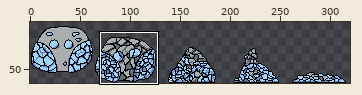
Sprite sheet, stored at TGS2024/images/Enemy/LongLegs.png. Above, an overview of the earlier version with the close-up marked.
Close-up. Before:
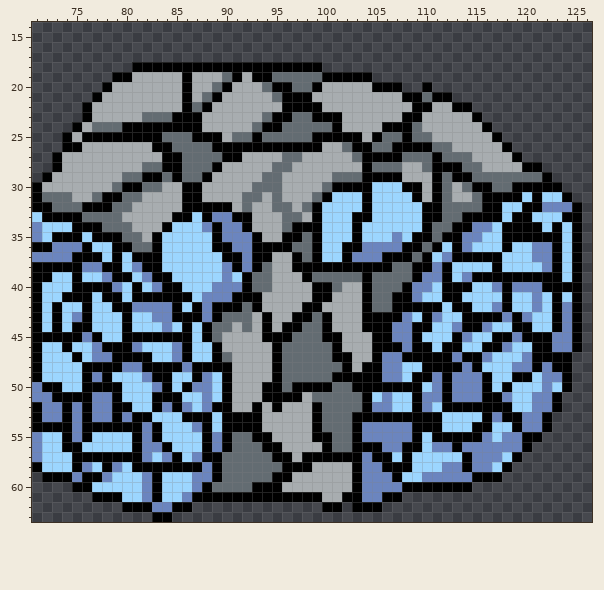
The file is 320x64 pixels. Shown: x 71..126, y 14..63. The wide view leaves out empty margins.
The result:
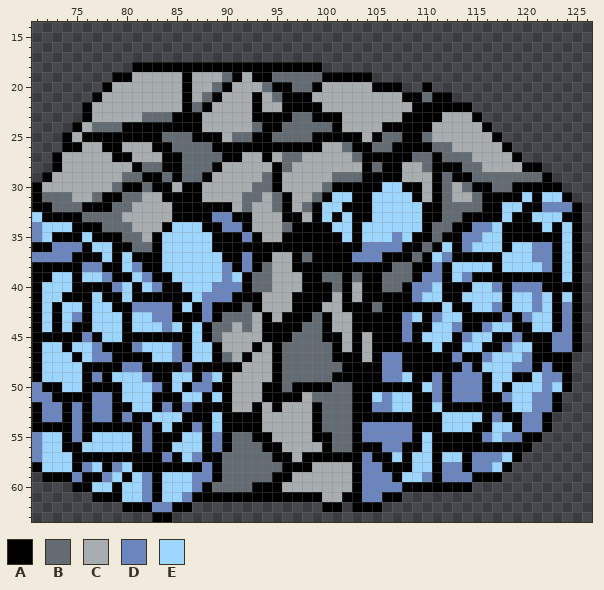
Palette (. is transparent): A #000000  B #636c72  C #a8adb0  D #6b85bf  E #9cd6ff
Difference:
@@ x 71..126 @@
 20 .......ACCCCCCCACCBACCCBAABBACCCCCAAA..A................
-21 ......ACCCCCCCCACBACCCCCBAAACCCCCCCCCAABAA..............
-22 .....ACCCCCCCCCABACCCCCCCAAAACCCCCCCCCAACCAA............
-23 .....ACCCCCBBBAAACCCCCCBAABBAAACCCCCCAACCCCCA...........
-24 ....ACBBBAAAAAAAACCCCCBAABBBBBACCCCAAABCCCCCCA..........
-25 ...ACAAAAAAAABBBAAACBBABBBBBAAAAACABBABBCCCCCCA.........
-26 ...AACCCCCCCAABBBBAAAAAAAAAAACCBAABBAAAABBCCCCCA........
-27 ..ACCCCCCCCCCAABBBBAACCCCBBCCCCCBAAAABBBABBBCCCCA.......
-28 ..ACCCCCCCCBBAABBBACCCCCBBCCCCCCCABBBCCBAAABBCCCCAA.....
-29 .ACCCCCCCBBAABABBACCCCCBBCCCCCBBBAAAACCCABAABBBBBBBA....
-30 ACCCCCCCBAABBCCAACCCCCBBBCCCCBAAAAEEEAACABCBAABBAAAAA...
-31 ABBBCCBAABBCCCCAACCCCBBCBCCCBAEEEAEEEEACABCCBAAAAEAEEA..
-32 AABBBAAABBCCCCCAAAAACBCCBBCBAEEEEAEEEEEAABBBBAAEEAADDDA.
-33 EAAAABBBBCCCCCAAEADDAACCCBBCAEEEAAEEEEEAABBAAAAEAAEEEAA.
-34 DEEEAAABBBCCCAEEEDADDACCCBAAAEEEAEEEEEEABBAADDEAAAAEAEA.
-35 DEAAAEAAABBCAEEEEEADDDACCAABAEEEAEEEDEAABAADDEEAAAAAAEA.
-36 AADDDAEEAABBAEEEEEAADDAAAABBAEEAADDDDAABAEADEEEAEEDDAEA.
-37 DDDDAAAEAEAAAEEEEEEAADAACCABAEEADDDAAABAEDAAAAAEEEDDAEA.
+21 ......ACCCCCCCCACBACCCACBAAACCCCCCCCCAABAA..............
+22 .....ACCCCCCCCCABACCCCACCAAAACCCCCCCCCAAAAAA............
+23 .....ACCCCCBBBAAACCCCCAAAABBAAACCCCCCAAAACCCA...........
+24 ....ACBBBAAAAAAAACCCCCBAABBBBBACCCCAAAAACCCCCA..........
+25 ...ACAAAAAAAABBBAAACBBAABBBBAAAAACABBAABCCCCCCA.........
+26 ...AACCAACCCAABBBBAAAAAAAAAAACCBAABBAAAABBCCCCCA........
+27 ..ACCCCCAACCCAABBBBAACCACBBCCCCCBAAAAABBABBBCCCCA.......
+28 ..ACCCCCCCABBAABBBACCCCCABCCCCCCCABAACCBAAABBCCCCAA.....
+29 .ACCCCCCCBBAABABBACCCCCBACCCCCBBBAAAACCCABAABBBBBBBA....
+30 ACCCCCCCBAABAACAACCCCCBBACCCCBAAAAAEEAACABCBAABBAAAAA...
+31 ABBBCCBAABBCCAAAACCCCBBCBACCBAEEAAEEEEACABCCBAAAAEAEEA..
+32 AABBBAAABBCCCCAAAAAACBCCBACBAEEAAAEEEEEAABBBBAAEEAADDDA.
+33 EAAAABBBBCCCCCAAAADDAACCCAACAEAEAAEEEEEAABBAAAAEAAEEEAA.
+34 DEEEAAABBBCCCAEEEAADDACCCBAAAAEEAEEEEEEABBAADDEAAAAEAEA.
+35 DEAAAEAAABBCAEEEEEAAADACCAAAAAAEAEEEDEAABAADDEEAAAAAAEA.
+36 AADDDAEEAABBAEEEEEAAAAAAAAAAAAAAADDDDAABAEADEEEAEEDDAEA.
+37 DDDDAAAEAEAAAEEEEEEAADAACCABAAAADDDAAABAEDAAAAAEEEDDAEA.
 38 AAAAADDAAEDAAEEEEEEDADABCCAAAAAAAAAABBAADAEEEEAEEEEDAEA.
-39 AAEEAEEDAAEDAAEEEEEDEABBCCCABBBBBABBBBADDAEDAAAAAAAAAEA.
-40 AEEEAAAADEAEDAAEEEDDDABBCCCCAABCCABBBADDEAAAEEDADDDAAAA.
-41 AEEAAAEAAEAAAAAAEDDDAAACCCCCAACCCABBAADEEAAEEEEAEEDEAEA.
-42 AEAEEAEEAADDDDAEADAAABACCCCAACCCCABBAAAAAEAAEEDAEEDEADA.
-43 AEAEDAEEEAEEDDAAADABBBCACCAABACCCAAAADEADEEAAAADADEEADA.
-44 AEAEAAEEEAEEEDEAEABBCBCACAABBACCCAAADDAAEEDAADEEAAEEADA.
-45 AAAAADAEEAAAAAAAEABCCCCAAABBBAACCCAADDAEEEADEEAADAAADDA.
-46 AEEAEEDAAADEEEDAEEACCCCCABBBBBACCCAAADAAEAAEEAADEEAADDA.
-47 AEEEAEDDAAAAEEDAEEABCCCCABBBBBAACCADDAAAAADAADEEEDAAAA..
-48 AEEEEAAAADDAAAADAAAACCCCABBBBBBACAADDEEAAAADAEEEDDADAA..
+39 AAEEAEEDAAEDAAEEEEEDEABBCCCAABBABAABBBADDAEDAAAAAAAAAEA.
+40 AEEEAAAADEAEDAAEEEDDDABBCCCAAABACAABBADDEAAAEEDADDDAAAA.
+41 AEEAAAEAAEAAAAAAEDDDAAACCCAAAACACAAAAADEEAAEEEEAEEDEAEA.
+42 AEAEEAEEAADDDDAEADAAABACCCAAACCAAABAAAAAAEAAEEDAEEDEADA.
+43 AEAEDAEEEAEEDDAAADABBBCACAAABACCAAAAADEADEEAAAADADEEADA.
+44 AEAEAAEEEAEEEDEAEABBCBCAAAABBACCAAAAADAAEEDAADEEAAEEADA.
+45 AAAAADAEEAAAAAAAEABCCCCAAABBBAACACAAADAEEEADEEAADAAADDA.
+46 AEEAEEDAAADEEEDAEEACCCACABBBBBACACAAAAAAEAAEEAADEEAADDA.
+47 AEEEAEDDAAAAEEDAEEABCACCABBBBBAAACADDAAAAADAADEEEDAAAA..
+48 AEEEEAAAADDAAAADAAAAACCCABBBBBBAAAADDAAAAAADAEEEDDADAA..
 49 AEEEEADAEEEDAAEEADEACCCCABBBBBAAAAADDEAADADDDAEEAAEDDA..
-50 DAAEEAAAAEEEDAEADDEACCCAABAAAABBAAAAAAAEDADDDAEAEEEDEA..
-51 DDAAAADDAEEEAAAEEDEACCCAAAACBBBBBAEDEEADDADDDAADEEDDA...
-52 ADDADADDAAEEADADEDAACCACACCCABBBBADDEEADEAAAAAAAEEDDA...
+50 DAAEEAAAAEEEDAEADDAACCCAABAAAABBAAAAAAAEDADDDAEAEEEDEA..
+51 DDAAAADDAEEEAAAEEAEACCCAAAACBBBBAAEDEEAADADDDAADEEDDA...
+52 ADDADADDAAEEADADAAAACCACACCCABBBAADDEEAAEAAAAAAAEEDDA...
 53 ADDADADDADAAEEEAAAEAAAACCCCCABBBAAAAAAAAAEEEEADAADDA....
-54 AAAADAAAAAADAEEEDAEAAAACCCCCABBBADDDDDAAAEEEAAEEADDA....
-55 DEEADAEEEEADAEEEEADABBAACCCCAABBADDDDDAEAAAAADEDDAA.....
-56 DEEAAEEEEEADDAEEEADABBBAACCCCABBAAADDAAEDDADDDDDDA......
-57 DEEEAAAAAAADEDAEDAABBBBBAACAAAAAADAAEAEEEEEADDDEA.......
-58 AEEEADEADEAAAAAAADABBBBBBAAACCCCADDAAAEEEDDADDEA........
-59 .AAADAADEEEDAEEEDDABBBBBAACCCCCCADDDAEEDDDDDAAA.........
-60 ....AAEEEEEDAEEEDABBBBAAACCCCCCCADDDDAAAAAAA............
+54 AAAADAAAAAADAEAADAEAAAACCCCCABBBADDDDDAAAEEEAAEEADDA....
+55 DEEADAEEEEADAAAEEADABBAACCCCAABBADDDDDAEAAAAADEDDAA.....
+56 DEEAAEEEEEADAAEEEADABBBAACCCCABBAAADDAAEAAAAAAAAAA......
+57 DEEEAAAAAAAAADAEDAABBBBBAACAAAAAADAAEAEEAEEADDDEA.......
+58 AEEEADEADEAAAAAAADABBBBBBAAACCCCADDAAAEEADDADDEA........
+59 .AAADAADEAEDAEEEDDABBBBBAACCCCCCADDDAEEDADDDAAA.........
+60 ....AAEEAEEDAEEEDABBBBAAACCCCCCCADDDDAAAAAAA............
 61 ......AAAEEDAEEDAAAAAAAAAAAAACCAADDAA...................
Changed places in both close-ups, as pixel boxes (x1, y1, x2, y2):
changed: (102, 92, 522, 492)
